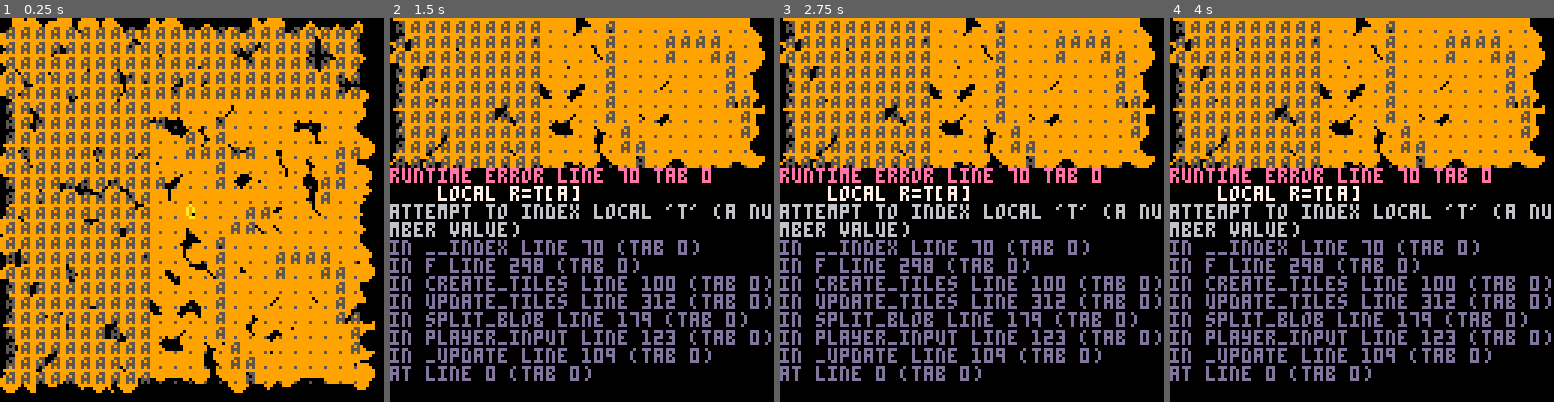
Above: before the commit, frames 1-4 (left to right).
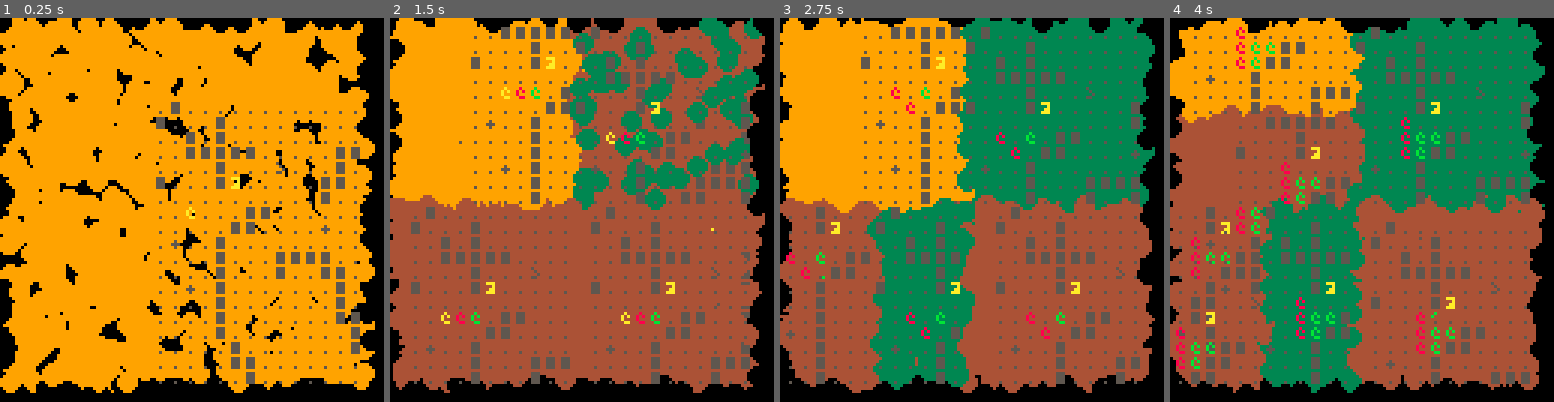
Above: after the commit, the same moments.

Repository: cpiod/blob-blob-blob
Game: PICO-8 cartridge blob.p8
Same seed, same stepped clock (60 frames per second), same inputs: the game is played once before the commit and once after it.
Inputs:
- Up to frame 1 (0.25 s): no input
- Up to frame 2 (1.5 s): tap O (Z key) at 0.33, 0.7, 1.43 s; tap X (X key) at 1.07 s
- Up to frame 3 (2.75 s): hold Left 1.97-2.37 s; tap X (X key) at 2.07, 2.4, 2.73 s; tap O (Z key) at 2.22 s; hold Down from 2.42 s (still down)
- Up to frame 4 (4 s): release Down at 2.82 s; hold Right 2.87-3.53 s; tap X (X key) at 3.07, 3.4, 3.73 s; tap O (Z key) at 3.1, 3.98 s; hold Up from 3.58 s (still down)

The runs differ from the first frame. In frame 1, 18% of the frame differs, in the area x 1-94%, y 2-96%; in frame 2, 79%; in frame 3, 79%; in frame 4, 83%, in the area x 0-100%, y 0-98%.
Error before the commit: runtime error line 70 tab 0; local r=t[a]; attempt to index local 't' (a number value)

Commit message:
Premature optimization

Diff:
--- a/blob.p8
+++ b/blob.p8
@@ -11,6 +11,7 @@
  b+=cmp("class",{c=0})
  b+=cmp("render",{char=10})
  add(ents,b)
+ add_monster()
  current_blob=b
  update_tiles()
  cls()
@@ -73,15 +74,25 @@
     local r=t[a]
     if(r) return r
    end
+   return nil
+  end,
+  __newindex=function(self,a,v)
+   for k,t in pairs(self) do
+--    printh("verify "..k.." "..a)
+    local r=t[a]
+    if(r) t[a]=v return
+   end
+   printh("not found!")
+--   return nil
    assert(false)
   end,
   __add=function(self,cmp)
    assert(cmp._cn)
-   self[cmp._cn]=cmp
+   rawset(self,cmp._cn,cmp)
    return self
   end,
   __sub=function(self,cn)
-   assert(self[cn]!=nil) -- le composant existait
+   assert(rawget(e,cn)!=nil) -- le composant existait
    self[cn]=nil
    return self
   end
@@ -98,7 +109,7 @@
  return function(ents,...)
   for e in all(ents) do
    for cn in all(cns) do
-    if(not e[cn]) goto _
+    if(rawget(e,cn)==nil) goto _
    end
    f(e,...)
    ::_::
@@ -165,18 +176,19 @@
  local c=flr((b.first+b.last)/2)
  local tx,ty=unpack(hilb[c])
  b.tx=tx*3+1
- b.blob.ty=ty*3+1
+ b.ty=ty*3+1
 end
 
 function split_blob()
  local b=current_blob
- local s=flr((b.blob.last+b.blob.first)/2)
- local b2=ent()+cmp("blob",{first=s+1,last=b.blob.last})
- b2+=cmp("class",{c=b.class.c+1})
- b2+=cmp("pos",{x=b.pos.x+1,y=b.pos.y})
+ local s=flr((b.last+b.first)/2)
+ local b2=ent()
+ b2+=cmp("blob",{first=s+1,last=b.last,tx=-1,ty=-1})
+ b2+=cmp("class",{c=b.c+1})
+ b2+=cmp("pos",{x=b.x+1,y=b.y})
  b2+=cmp("render",{char=10})
  add(ents,b2)
- b.blob.last=s
+ b.last=s
  update_tx_ty(b)
  update_tx_ty(b2)
  update_tiles()
@@ -192,6 +204,22 @@
 
 hx=2
 hy=2
+
+render_chars={
+[10]="\^:0002050106000000",
+[11]="\^:0000000002000000",
+[12]="\^:0007070707000000",
+[13]="\^:0001020403000000",
+[14]="\^:0000020702000000",
+[1]="\^:0003020207000000",
+[2]="\^:0003040207000000",
+[3]="\^:0007040607000000",
+[4]="\^:0001050704000000",
+[5]="\^:0007030607000000",
+[6]="\^:0001070507000000",
+[7]="\^:0007040202000000",
+[8]="\^:0007050707000000",
+[9]="\^:0007050704000000",}
 
 skip=0
 
@@ -200,20 +228,27 @@
  skip%=2
  if(skip==0) dithering()
 
-	local chars={".","A"}
-
 	-- tiles
 	for x=0,23 do
 	 for y=0,23 do
+ 	 local i=x+24*y
  	 -- tile dead ?
- 	 local i=x+24*y
 	  if tiles[i]!=nil then
 	   local mx=tiles[i].x
 	   local my=tiles[i].y
     local m=mget(mx,my)
-    if(m==0) m=2
- 	  ?chars[m],hx+5*x,hy+5*y,5
- 	  render_units(ents,mx,my,hx+5*x,hy+5*y)
+    if(m!=0) then
+	    local sx=hx+5*x
+	    local sy=hy+5*y
+	 	  ?render_chars[10+m],sx,sy,5
+	    for e in all(ents) do
+	     local p=rawget(e,"pos")
+	     if p!=nil and mx==p.x
+	      and my==p.y then
+	      ?render_chars[rawget(e,"render").char],sx,sy,class_attr[rawget(e,"class").c].c1
+	     end
+	    end
+    end
  	 end
 	 end
 	end
@@ -223,40 +258,36 @@
 	for i=1,300 do
 	 local x=rnd(127)
 	 local y=rnd(127)
-  dithering_once(x,y)
+	 local c=0
+	 local r=3
+	 if x<hx or x>=hx+5*24 or y<hy or y>=hy+5*24 then
+	  c=0
+	 else
+	  local cellx=flr((x-hx)/15)
+	  local celly=flr((y-hy)/15)
+	  local cell=cells[cellx+celly*8]
+	  for e in all(ents) do
+	   local b=rawget(e,"blob")
+	   if b then
+	    if cell>=b.first and cell<=b.last then
+	     c=class_attr[rawget(e,"class").c].c2
+	--      if(rnd()<.3) r=1 c=class_attr[e.class.c].c1
+	     break
+	    end
+	   end
+	  end
+	 end
+	 circfill(x,y,r,c)
 	end
 end
-
-function dithering_once(x,y)
-	-- dithering
- local c=0
- local r=3
- if x<hx or x>=hx+5*24 or y<hy or y>=hy+5*24 then
-  c=0
- else
-  local cellx=flr((x-hx)/15)
-  local celly=flr((y-hy)/15)
-  local cell=cells[cellx+celly*8]
-  for e in all(ents) do
-   if e.blob.first!=nil then
-    if cell>=e.blob.first and cell<=e.blob.last then
-     c=class_attr[e.class.c].c2
---      if(rnd()<.3) r=1 c=class_attr[e.class.c].c1
-     break
-    end
-   end
-  end
- end
- circfill(x,y,r,c)
-end
-
-render_chars={[10]="@"}
-
-render_units=sys({"render","pos","class"},
-function(e,mx,my,sx,sy)
- if(mx==e.pos.x and my==e.pos.y) ?render_chars[e.render.char],sx,sy,class_attr[e.class.c].c1
-end)
--->8
+-->8
+-- components
+-- blob: first last tx ty
+-- monster: hp
+-- pos: x y
+-- class: c
+-- render: char
+
 -- systems
 
 function check_collision(x,y)
@@ -264,11 +295,6 @@
   if(e.pos and e.pos.x==x and e.pos.y==y) return e
  end
 end
-
-render_units=sys({"render","pos","class"},
-function(e,mx,my,sx,sy)
- if(mx==e.pos.x and my==e.pos.y) ?render_chars[e.render.char],sx,sy,class_attr[e.class.c].c1
-end)
 -->8
 -- map generation
 
@@ -303,7 +329,6 @@
   for dx=0,2 do
    for dy=0,2 do
     local i=(cx+dx)+(cy+dy)*24
---    printh((x+dx).." "..(y+dy))
     tiles[i]={x=x+dx,y=y+dy}
    end
   end
@@ -329,31 +354,39 @@
 -- 2: range
 -- 3: atk speed
 -- 4: armor
+
+function add_monster()
+ local e=ent()+cmp("monster",{hp=3})
+ e+=cmp("pos",{x=5,y=5})
+ e+=cmp("class",{c=0})
+ e+=cmp("render",{char=e.hp})
+ add(ents,e)
+end
 __gfx__
 00000000000000000000000000000000000000000000000000000000000000000000000000000000000000000000000000000000000000000000000000000000
 00000000000000000060060000000000000000000000000000000000000000000000000000000000000000000000000000000000000000000000000000000000
-00700700000000000666666000000000000000000000000000000000000000000000000000000000000000000000000000000000000000000000000000000000
-00077000000000000060060000000000000000000000000000000000000000000000000000000000000000000000000000000000000000000000000000000000
-00077000000000000060060000000000000000000000000000000000000000000000000000000000000000000000000000000000000000000000000000000000
-00700700000600000666666000000000000000000000000000000000000000000000000000000000000000000000000000000000000000000000000000000000
-00000000000000000060060000000000000000000000000000000000000000000000000000000000000000000000000000000000000000000000000000000000
+00700700000000000666666000660000000600000000000000000000000000000000000000000000000000000000000000000000000000000000000000000000
+00077000000000000060060000006600000600000000000000000000000000000000000000000000000000000000000000000000000000000000000000000000
+00077000000000000060060000000060066666000000000000000000000000000000000000000000000000000000000000000000000000000000000000000000
+00700700000600000666666000006600000600000000000000000000000000000000000000000000000000000000000000000000000000000000000000000000
+00000000000000000060060000660000000600000000000000000000000000000000000000000000000000000000000000000000000000000000000000000000
 __gff__
-0003000000000000000000000000000000000000000000000000000000000000000000000000000000000000000000000000000000000000000000000000000000000000000000000000000000000000000000000000000000000000000000000000000000000000000000000000000000000000000000000000000000000000
+0003000101000000000000000000000000000000000000000000000000000000000000000000000000000000000000000000000000000000000000000000000000000000000000000000000000000000000000000000000000000000000000000000000000000000000000000000000000000000000000000000000000000000
 0000000000000000000000000000000000000000000000000000000000000000000000000000000000000000000000000000000000000000000000000000000000000000000000000000000000000000000000000000000000000000000000000000000000000000000000000000000000000000000000000000000000000000
 __map__
 0102010101010101010101010101010101010101010101010101010101010101010101010101010100000000000000000000000000000000000000000000000000000000000000000000000000000000000000000000000000000000000000000000000000000000000000000000000000000000000000000000000000000000
 0201010102010101010101010101010101010101010101020202020202020101010101010101010000000000000000000000000000000000000000000000000000000000000000000000000000000000000000000000000000000000000000000000000000000000000000000000000000000000000000000000000000000000
 0101020102010101010101010101010101010101010202020101010101010202020101010101010000000000000000000000000000000000000000000000000000000000000000000000000000000000000000000000000000000000000000000000000000000000000000000000000000000000000000000000000000000000
 0101020202020201010101010202020201010101010202020202020201010101010101010101010000000000000000000000000000000000000000000000000000000000000000000000000000000000000000000000000000000000000000000000000000000000000000000000000000000000000000000000000000000000
-0101010102010101010101010201010202010101010101010101010102020202010101010101010000000000000000000000000000000000000000000000000000000000000000000000000000000000000000000000000000000000000000000000000000000000000000000000000000000000000000000000000000000000
+0101010102010101030101010201010202010101010101010101010102020202010101010101010000000000000000000000000000000000000000000000000000000000000000000000000000000000000000000000000000000000000000000000000000000000000000000000000000000000000000000000000000000000
 0201010102010101010101020201010102010101010101010101010101010102020201010101010000000000000000000000000000000000000000000000000000000000000000000000000000000000000000000000000000000000000000000000000000000000000000000000000000000000000000000000000000000000
 0101010101010101010101020101010102010101010101010101010101010101010201010101010000000000000000000000000000000000000000000000000000000000000000000000000000000000000000000000000000000000000000000000000000000000000000000000000000000000000000000000000000000000
 0101010101010202010101010101010102010101010101010202010101010101010202010101010000000000000000000000000000000000000000000000000000000000000000000000000000000000000000000000000000000000000000000000000000000000000000000000000000000000000000000000000000000000
-0101010101020201010101010101010202010101010102020101020101010101010102010101010000000000000000000000000000000000000000000000000000000000000000000000000000000000000000000000000000000000000000000000000000000000000000000000000000000000000000000000000000000000
-0101010102010101010101010101010101010101010202010101020201010101010102010101010000000000000000000000000000000000000000000000000000000000000000000000000000000000000000000000000000000000000000000000000000000000000000000000000000000000000000000000000000000000
+0101010101020201010101040101010202010101010102020101020101010101010102010101010000000000000000000000000000000000000000000000000000000000000000000000000000000000000000000000000000000000000000000000000000000000000000000000000000000000000000000000000000000000
+0104010102010101010101010101010101010101010202010101020201010101010102010101010000000000000000000000000000000000000000000000000000000000000000000000000000000000000000000000000000000000000000000000000000000000000000000000000000000000000000000000000000000000
 0101010102010101020202020101010101010101010201010101010201010101010102010101010000000000000000000000000000000000000000000000000000000000000000000000000000000000000000000000000000000000000000000000000000000000000000000000000000000000000000000000000000000000
 0101010102010101020101020201010101010101020201010101010102010101010102010101010000000000000000000000000000000000000000000000000000000000000000000000000000000000000000000000000000000000000000000000000000000000000000000000000000000000000000000000000000000000
-0101010102010101010101010201010101010101020101010101010102010101010102010101010000000000000000000000000000000000000000000000000000000000000000000000000000000000000000000000000000000000000000000000000000000000000000000000000000000000000000000000000000000000
+0101040102010101010101010201010101010101020101010101010102010101010102010101010000000000000000000000000000000000000000000000000000000000000000000000000000000000000000000000000000000000000000000000000000000000000000000000000000000000000000000000000000000000
 0101010102010101010101010201010101010101020101010101010102010101010102010101010000000000000000000000000000000000000000000000000000000000000000000000000000000000000000000000000000000000000000000000000000000000000000000000000000000000000000000000000000000000
 0101010102010101010101010202010101010102020101010101010102010101010102010101010000000000000000000000000000000000000000000000000000000000000000000000000000000000000000000000000000000000000000000000000000000000000000000000000000000000000000000000000000000000
 0101010102010101010101010102010101010202010101010101010202010101010102010101010000000000000000000000000000000000000000000000000000000000000000000000000000000000000000000000000000000000000000000000000000000000000000000000000000000000000000000000000000000000
